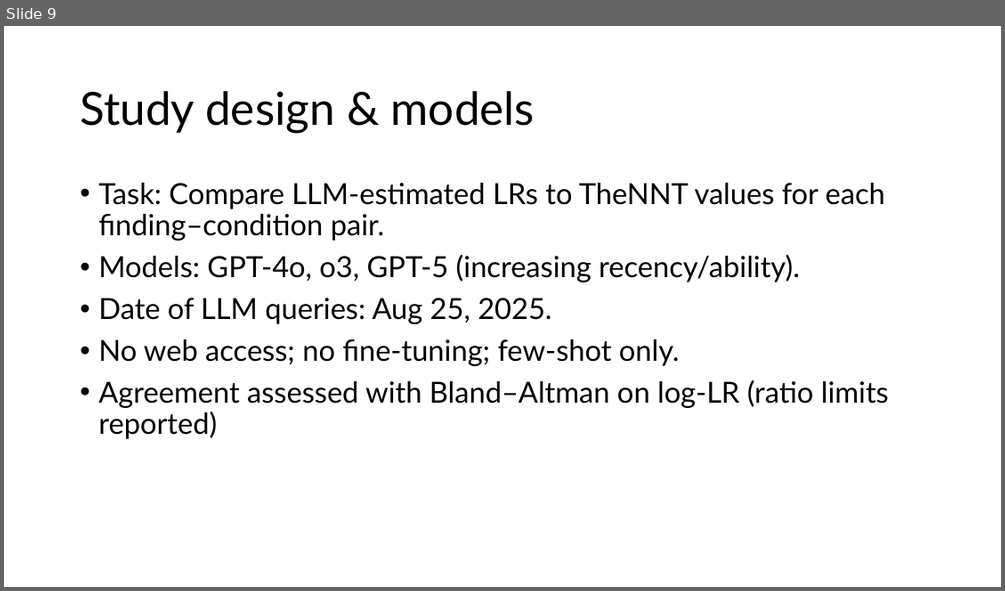
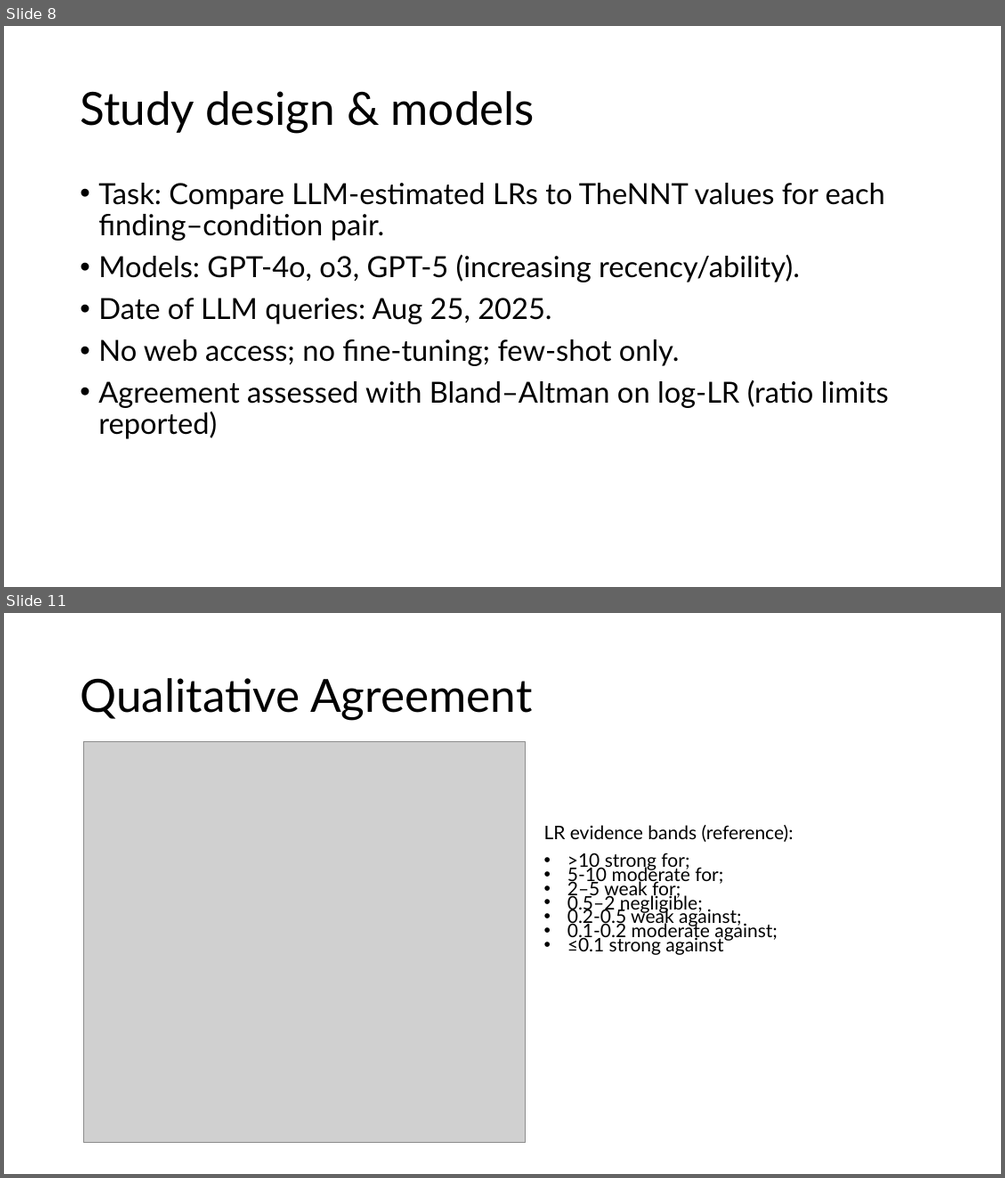
Before and after one commit to reblocke/llm_estimate_lrs, a slide deck: 2025-9-22 locke m2int lab LLM LRs.pptx. Shown one above the other, each under a label of ours: slide 9 before the commit, slides 8 and 11 after it; the slides between them are not shown. The pictures are 1005x591 and 1005x1178 pixels, drawn with LibreOffice and Linux fonts; fonts in the diff are those of the drawing; grey boxes stand for pictures. Boxes give left, top, right and bottom in pixels: in the first picture for what was removed or moved away, otherwise in the second. Text is boxed around its words. In the diff, an @@ line names an element or a change of style, - is before the commit and + after.

```diff
--- a/2025-9-22 locke m2int lab LLM LRs.pptx
+++ b/2025-9-22 locke m2int lab LLM LRs.pptx
@@ slide 11 added at [4,613,1001,1174], background #FFFFFF @@
@@ title added at [80,678,532,720], 44 pt, text #000000 @@
+Qualitative Agreement
@@ picture added at [84,742,526,1143] @@
@@ text added at [544,825,793,955], 18 pt, text #000000 @@
+LR evidence bands (reference):
+• >10 strong for;
+• 5-10 moderate for;
+• 2–5 weak for;
+• 0.5–2 negligible;
+• 0.2-0.5 weak against;
+• 0.1-0.2 moderate against;
+• ≤0.1 strong against
@@ what was slide 9 is now slide 8 @@
```
Also in this commit, not shown: 10 slides changed, 2 other slides added, 5 slides removed, 1 other file.
